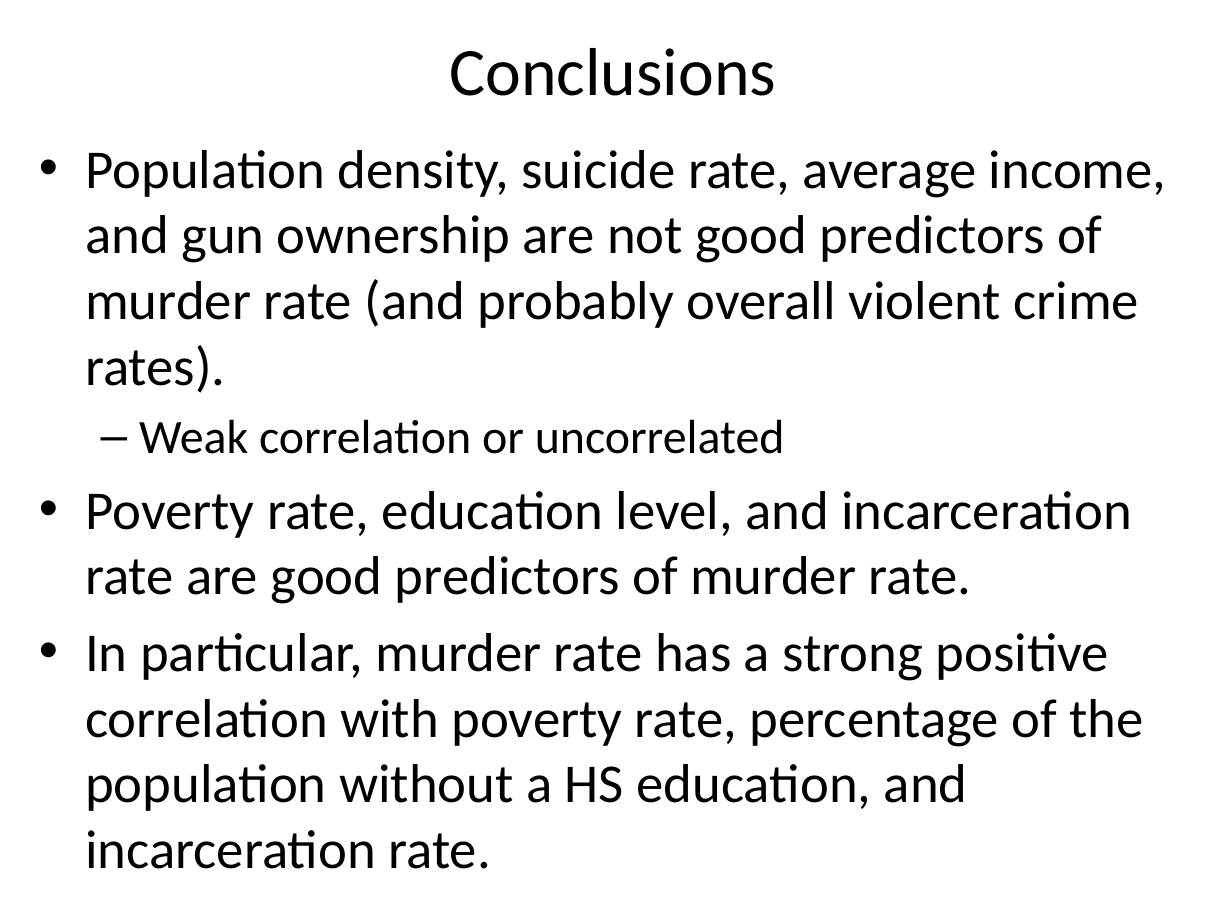
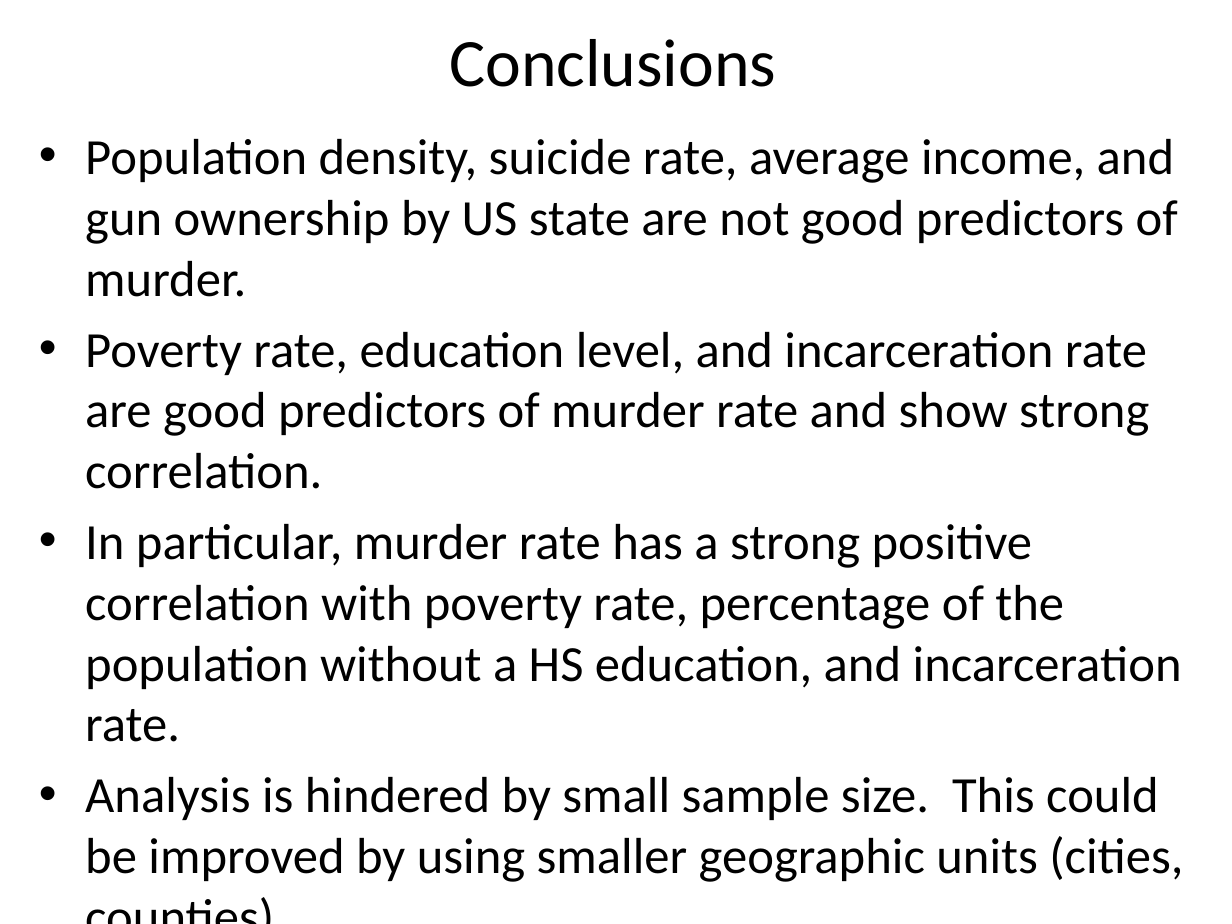
Before and after one commit to JeremyMcCormick/DAT_SF_14, a slide deck: slide 27 of myproject/Murder.pptx (slide 15 before the commit). Drawn at 1232x924 pixels with LibreOffice and Linux fonts; fonts in the diff are those of the drawing. Boxes give left, top, right and bottom in pixels: in the first picture for what was removed or moved away, otherwise in the second. Text is boxed around its words. In the diff, an @@ line names an element or a change of style, - is before the commit and + after.

```diff
--- a/myproject/Murder.pptx
+++ b/myproject/Murder.pptx
@@ title "Conclusions": place and size @@
-title "Conclusions" at [449,48,776,96]
+title "Conclusions" at [449,39,776,87]
@@ text "Population density, suicide rate, average ...": place and size @@
-text "Population density, suicide rate, average ..." at [85,150,1166,869]
+text "Population density, suicide rate, average ..." at [85,139,1183,882]
@@ text at [85,139,1178,489]: text changed; size 32 to 29.6 pt @@
-• Population density, suicide rate, average income, and gun ownership are not good predictors of murder rate (and probably overall violent crime rates).
-  – Weak correlation or uncorrelated
-• Poverty rate, education level, and incarceration rate are good predictors of murder rate.
+• Population density, suicide rate, average income, and gun ownership by US state are not good predictors of murder.
+• Poverty rate, education level, and incarceration rate are good predictors of murder rate and show strong correlation.
@@ text at [85,524,1182,742]: size 32 to 29.6 pt in "In particular, murder rate has a strong ..." @@
@@ text at [85,777,1183,882]: paragraph added @@
+• Analysis is hindered by small sample size. This could be improved by using smaller geographic units (cities, counties).
```
Also in this commit, not shown: 10 other slides changed, 16 slides added, 4 slides removed, 3 other files.
